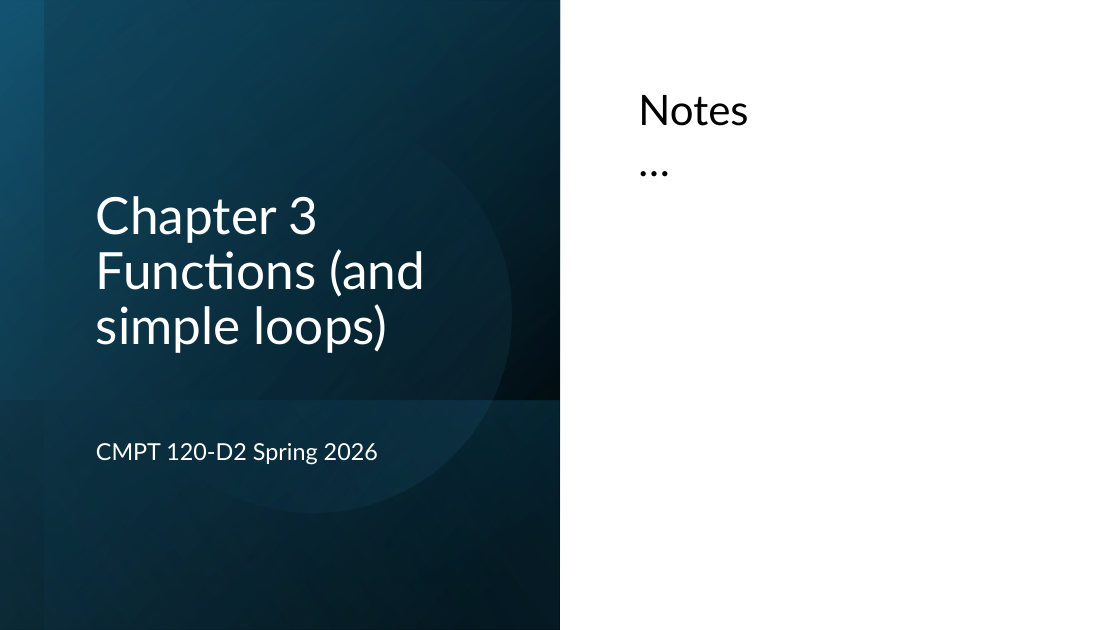
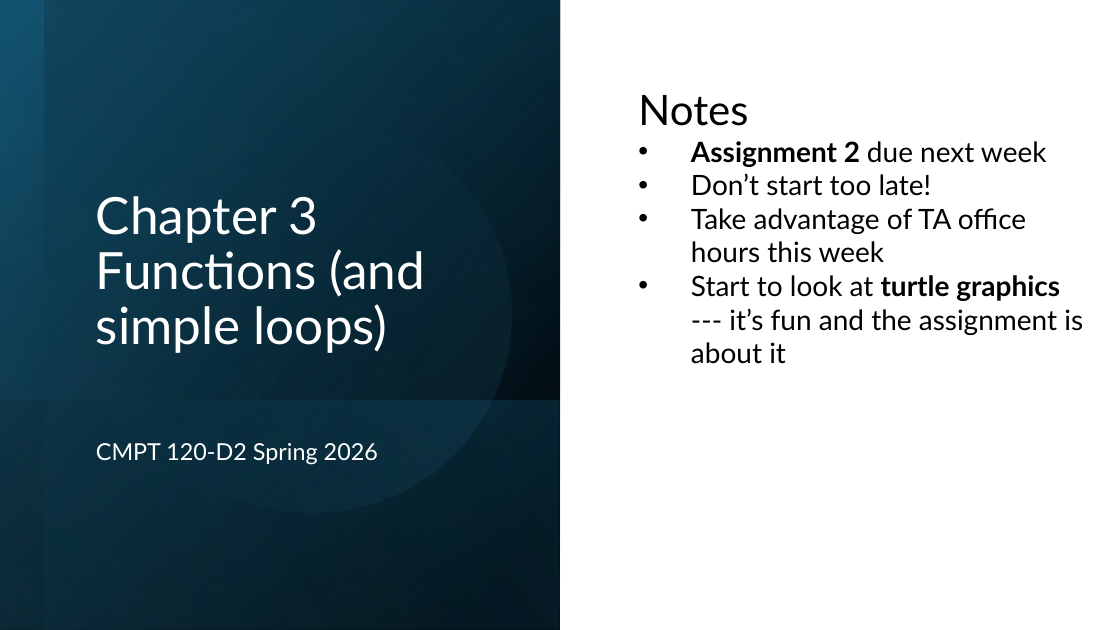
Before and after one commit to tjd1234/cmpt120spring2026, a slide deck: slide 1 of lecture_notes/chapter3/chapter3.pptx. Drawn at 1120x630 pixels with LibreOffice and Linux fonts; fonts in the diff are those of the drawing. Boxes give left, top, right and bottom in pixels: in the first picture for what was removed or moved away, otherwise in the second. Text is boxed around its words. In the diff, an @@ line names an element or a change of style, - is before the commit and + after.

```diff
--- a/lecture_notes/chapter3/chapter3.pptx
+++ b/lecture_notes/chapter3/chapter3.pptx
@@ text at bbox=[691, 141, 1083, 364]: text changed; size 36 to 24 pt @@
-…
+• Assignment 2 due next week
+• Don’t start too late!
+• Take advantage of TA office hours this week
+• Start to look at turtle graphics --- it’s fun and the assignment is about it
```
Also in this commit, not shown: 15 other slides changed, 1 slide added, 16 other files.
